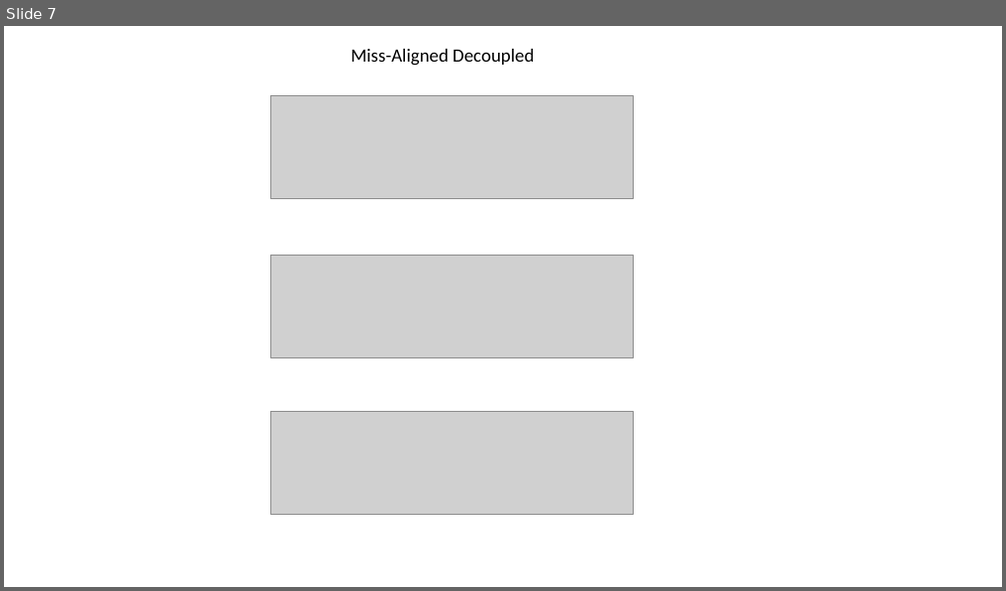
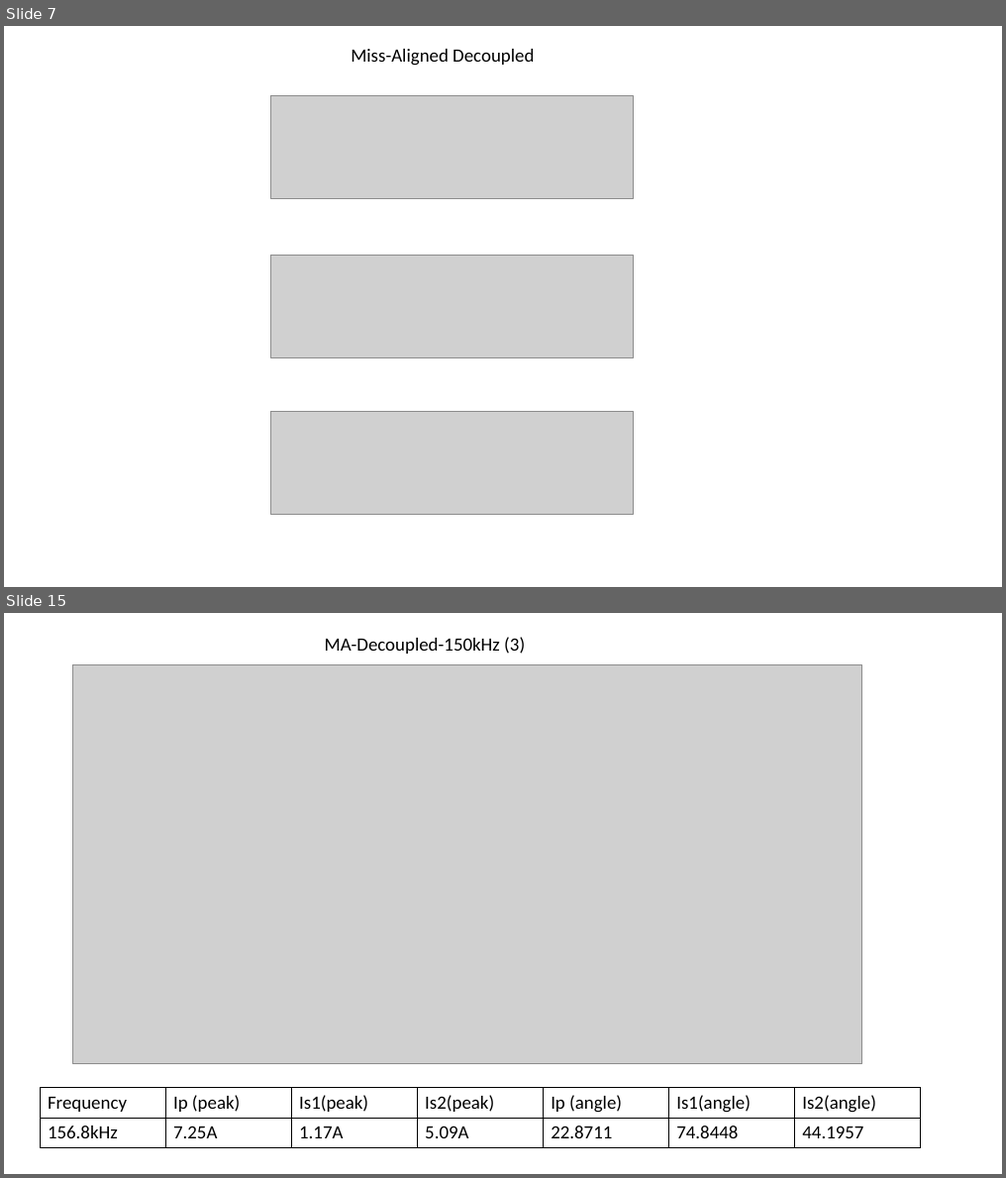
Before and after one commit to EnesAyaz/Studies, a slide deck: Reports/WPT/Test-Data.pptx. Shown one above the other, each under a label of ours: slide 7 before the commit, slides 7 and 15 after it; the slides between them are not shown. The pictures are 1006x591 and 1006x1178 pixels, drawn with LibreOffice and Linux fonts; fonts in the diff are those of the drawing; grey boxes stand for pictures. Boxes give left, top, right and bottom in pixels: in the first picture for what was removed or moved away, otherwise in the second. Text is boxed around its words. In the diff, an @@ line names an element or a change of style, - is before the commit and + after.

```diff
--- a/Reports/WPT/Test-Data.pptx
+++ b/Reports/WPT/Test-Data.pptx
@@ slide 15 added at bbox=[4, 613, 1002, 1174], background #FFFFFF @@
@@ text added at bbox=[325, 637, 525, 654], 18 pt, text #000000 @@
+MA-Decoupled-150kHz (3)
@@ picture added at bbox=[73, 664, 862, 1064] @@
@@ table added at bbox=[40, 1088, 921, 1149], 2 rows, 7 columns @@
+Frequency | Ip (peak) | Is1(peak) | Is2(peak) | Ip (angle) | Is1(angle) | Is2(angle)
+156.8kHz | 7.25A | 1.17A | 5.09A | 22.8711 | 74.8448 | 44.1957
```
Also in this commit, not shown: 8 slides changed, 10 other slides added, 1 slide removed, 12 other files.
